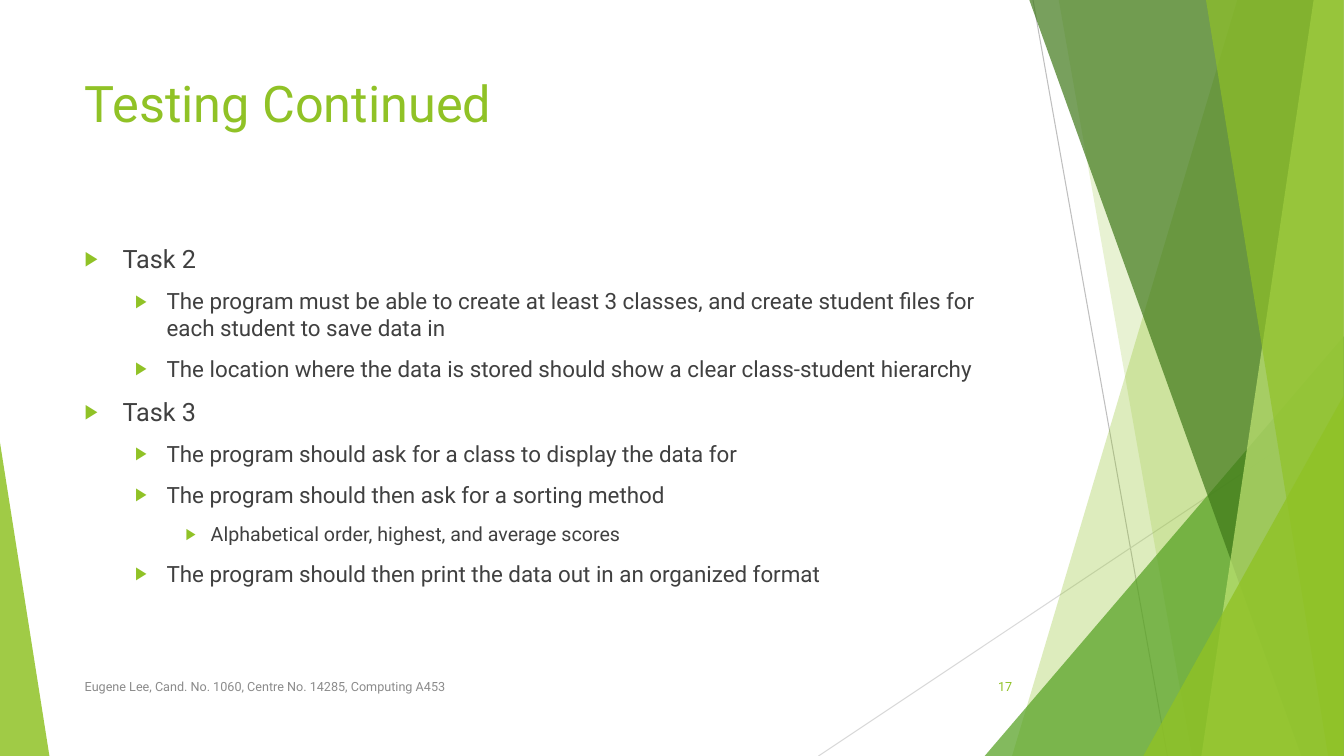
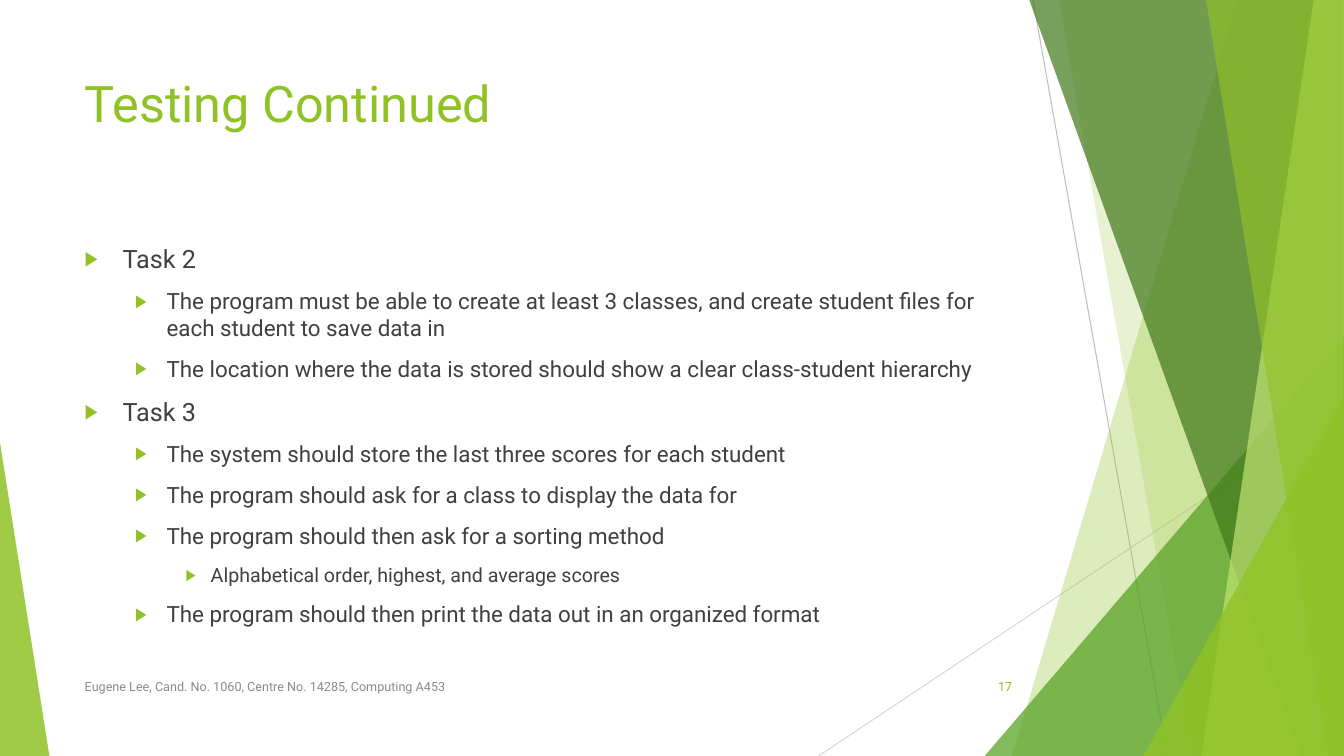
Before and after one commit to labcoatlazuli/python-arithmetic-quiz, a slide deck: slide 17 of A453 Presentation.pptx. Drawn at 1344x756 pixels with LibreOffice and Linux fonts; fonts in the diff are those of the drawing. Boxes give left, top, right and bottom in pixels: in the first picture for what was removed or moved away, otherwise in the second. Text is boxed around its words. In the diff, an @@ line names an element or a change of style, - is before the commit and + after.

```diff
--- a/A453 Presentation.pptx
+++ b/A453 Presentation.pptx
@@ text at (x1=167, y1=445, x2=785, y2=467): paragraph added @@
+  ▶ The system should store the last three scores for each student
```
Also in this commit, not shown: 1 other slide changed, 8 slides added, 10 other files.
